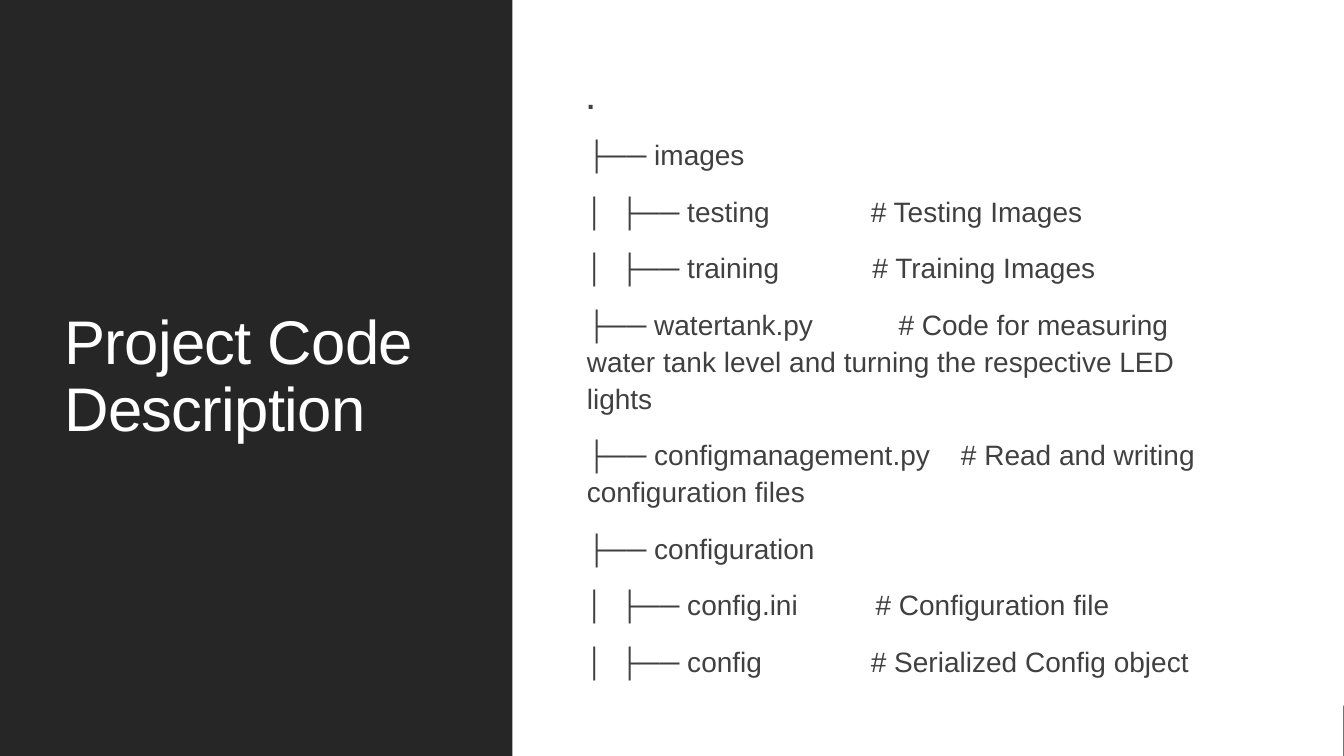
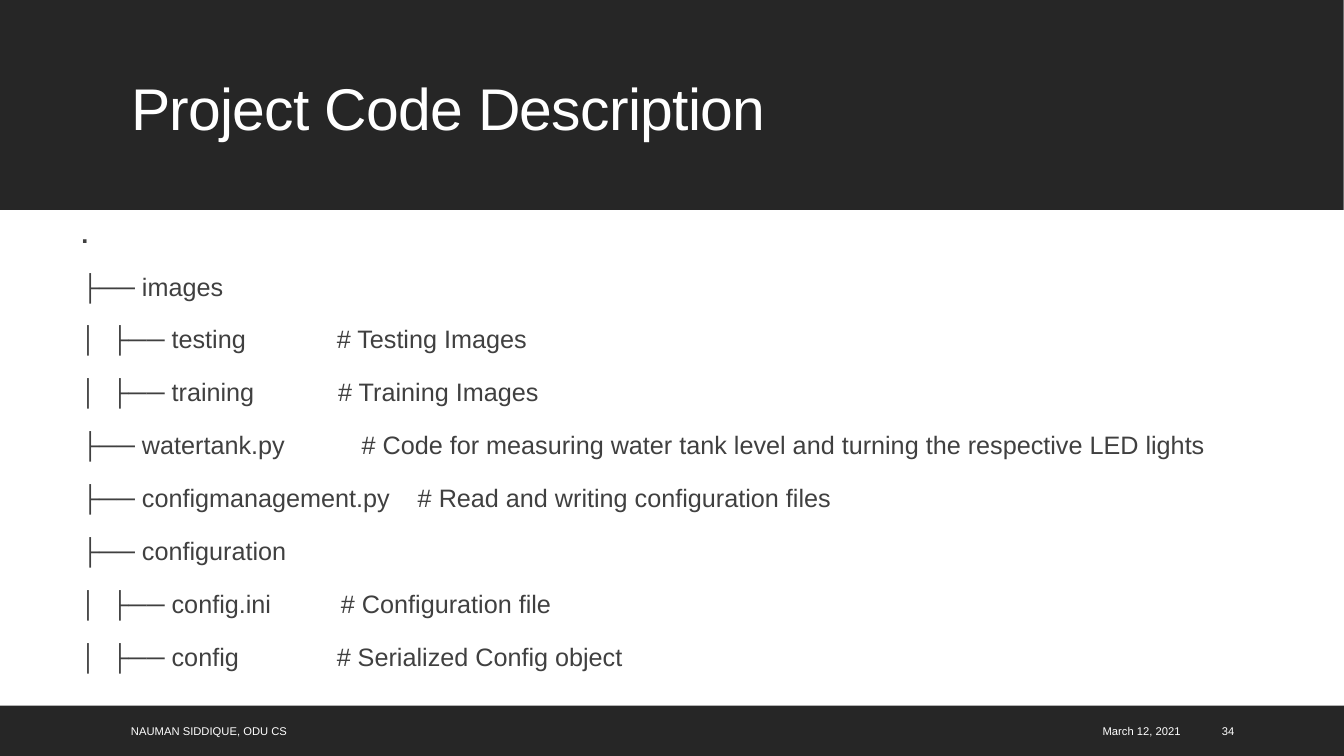
Before and after one commit to isaki001/PiCamUtils, a slide deck: slide 34 of floodDetection/report/Flood Detection using Raspberry Pi.pptx. Drawn at 1344x756 pixels with LibreOffice and Linux fonts; fonts in the diff are those of the drawing. Boxes give left, top, right and bottom in pixels: in the first picture for what was removed or moved away, otherwise in the second. Text is boxed around its words. In the diff, an @@ line names an element or a change of style, - is before the commit and + after.

```diff
--- a/floodDetection/report/Flood Detection using Raspberry Pi.pptx
+++ b/floodDetection/report/Flood Detection using Raspberry Pi.pptx
@@ rectangle removed at box(0, 0, 512, 756) @@
@@ rectangle added at box(0, 0, 1344, 210), fill #262626 @@
@@ title "Project Code Description": place and size @@
-title "Project Code Description" at box(64, 319, 413, 442)
+title "Project Code Description" at box(131, 87, 765, 141)
@@ title "Project Code Description" at box(131, 87, 765, 141): size 44 to 42 pt @@
@@ text ".": place and size @@
-text "." at box(587, 144, 1195, 677)
+text "." at box(142, 277, 1205, 671)
@@ text "." at box(142, 277, 1205, 671): size 20 to 18 pt; vertical alignment middle to top @@
@@ rectangle removed at box(0, 706, 1344, 756) @@
@@ rectangle added at box(0, 706, 1344, 756), fill #262626 @@
@@ text added at box(131, 727, 287, 737), 8 pt, text #FFFFFF @@
+NAUMAN SIDDIQUE, ODU CS
@@ text added at box(1103, 727, 1181, 737), 8 pt, text #FFFFFF @@
+March 12, 2021
@@ page number added at box(1222, 727, 1234, 735), 8 pt, text #FFFFFF @@
+34
```
Also in this commit, not shown: 34 other slides changed.
